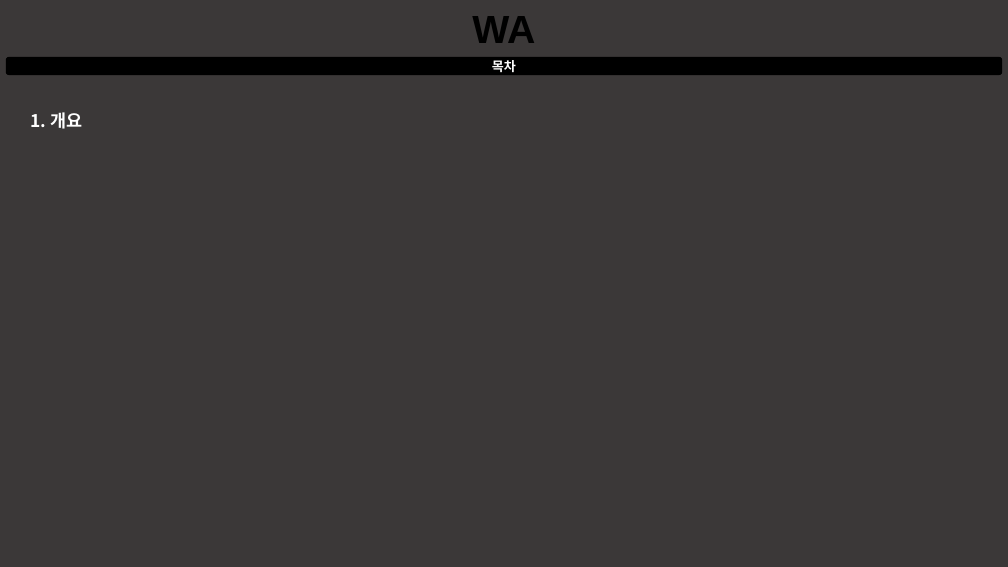
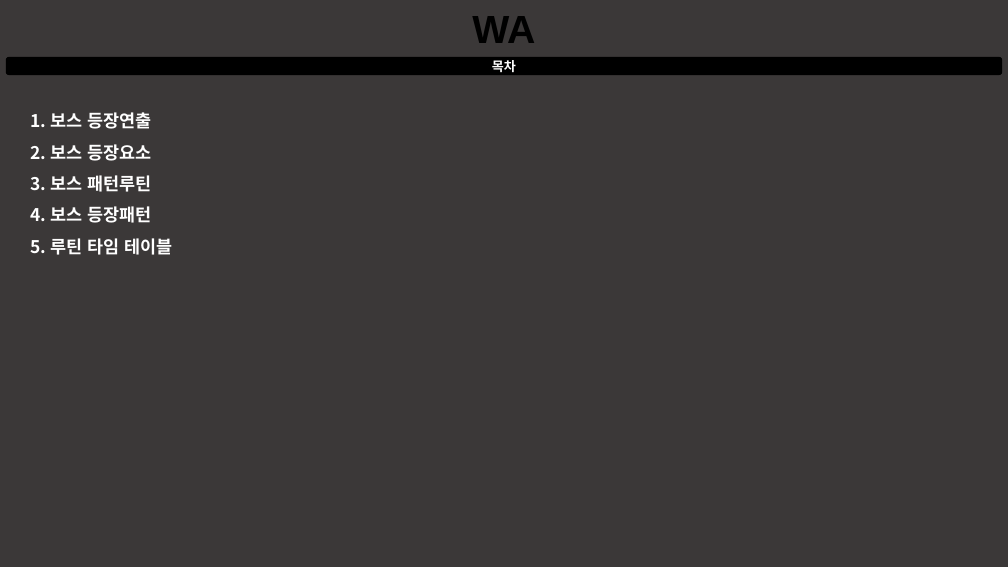
Before and after one commit to taeseongeom/WA, a slide deck: slide 2 of 기획서/문서/보스 기획서.pptx. Drawn at 1008x567 pixels with LibreOffice and Linux fonts; fonts in the diff are those of the drawing. Boxes give left, top, right and bottom in pixels: in the first picture for what was removed or moved away, otherwise in the second. Text is boxed around its words. In the diff, an @@ line names an element or a change of style, - is before the commit and + after.

Commit message:
보스기획서 일단 완성
풀리퀘스트올림

```diff
--- a/기획서/문서/보스 기획서.pptx
+++ b/기획서/문서/보스 기획서.pptx
@@ text at bbox=[50, 112, 172, 255]: text changed @@
-1. 개요
+1. 보스 등장연출
+2. 보스 등장요소
+3. 보스 패턴루틴
+4. 보스 등장패턴
+5. 루틴 타임 테이블
```
Also in this commit, not shown: 5 other slides changed, 3 slides added, 4 other files.
